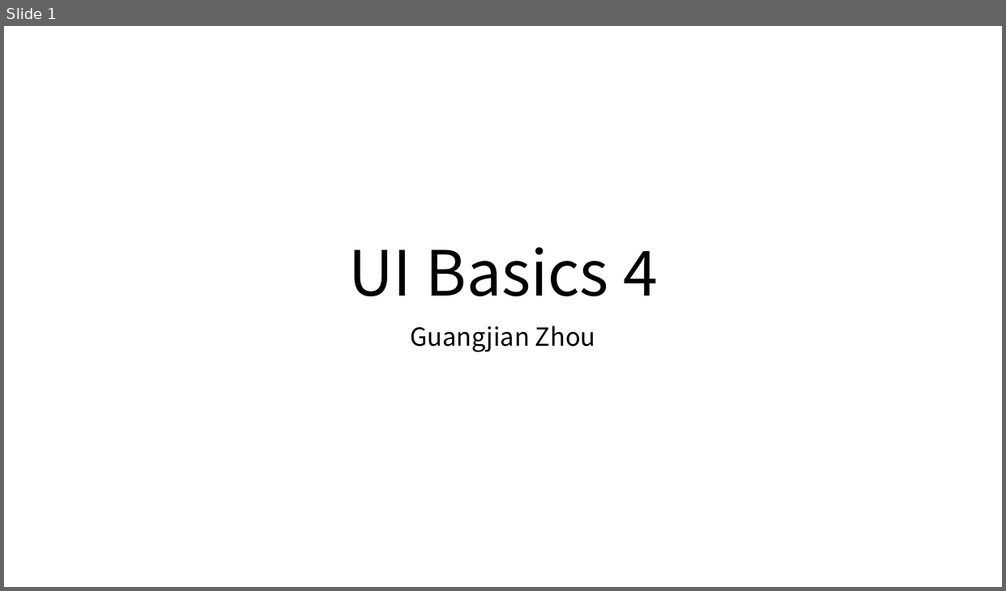
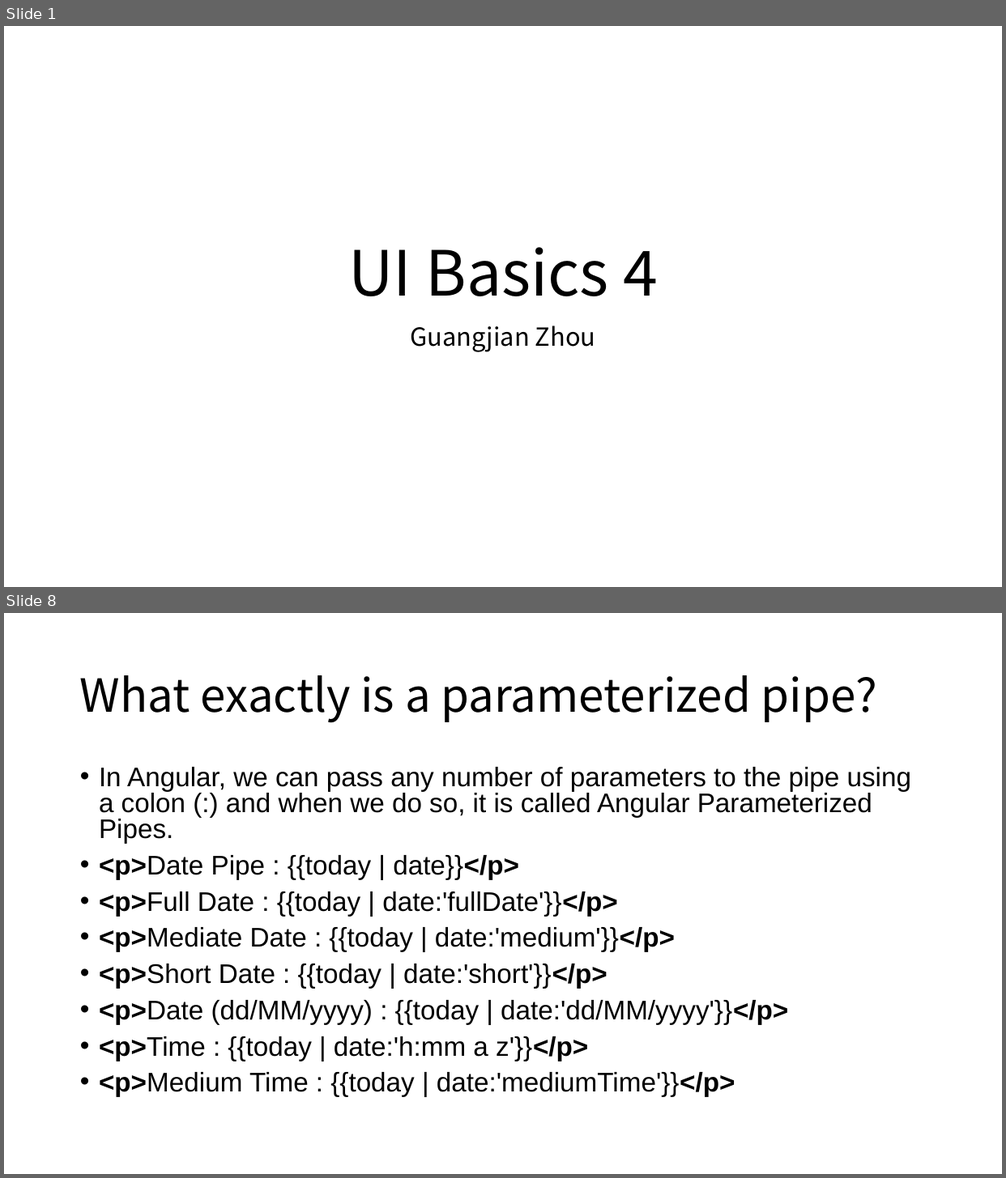
Before and after one commit to Marvioo/Cogent, a slide deck: Java Basics/UI Basics 4.pptx. Shown one above the other, each under a label of ours: slide 1 before the commit, slides 1 and 8 after it; the slides between them are not shown. The pictures are 1006x591 and 1006x1178 pixels, drawn with LibreOffice and Linux fonts; fonts in the diff are those of the drawing. Boxes give left, top, right and bottom in pixels: in the first picture for what was removed or moved away, otherwise in the second. Text is boxed around its words. In the diff, an @@ line names an element or a change of style, - is before the commit and + after.

```diff
--- a/Java Basics/UI Basics 4.pptx
+++ b/Java Basics/UI Basics 4.pptx
@@ slide 8 added at bbox=[4, 613, 1002, 1174], background #FFFFFF @@
@@ title added at bbox=[80, 675, 877, 723], 44 pt, text #000000 @@
+What exactly is a parameterized pipe?
@@ text added at bbox=[99, 767, 911, 1097], 25.9 pt, text #000000 @@
+• In Angular, we can pass any number of parameters to the pipe using a colon (:) and when we do so, it is called Angular Parameterized Pipes.
+• <p>Date Pipe : {{today | date}}</p>
+• <p>Full Date : {{today | date:'fullDate'}}</p>
+• <p>Mediate Date : {{today | date:'medium'}}</p>
+• <p>Short Date : {{today | date:'short'}}</p>
+• <p>Date (dd/MM/yyyy) : {{today | date:'dd/MM/yyyy'}}</p>
+• <p>Time : {{today | date:'h:mm a z'}}</p>
+• <p>Medium Time : {{today | date:'mediumTime'}}</p>
```
Also in this commit, not shown: 16 other slides added.
